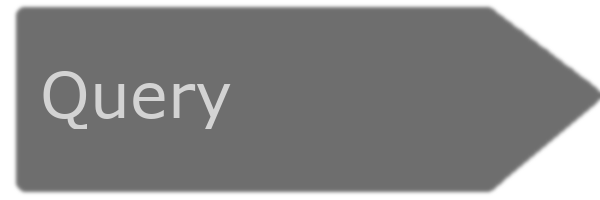
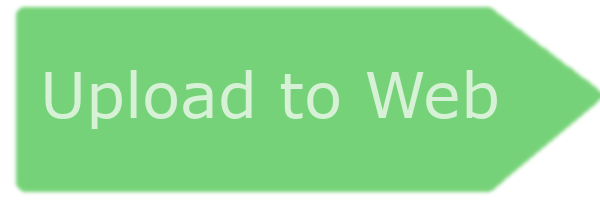
Layers edited between the first and the second w=600, h=200 image:
added layer "Query #1" (70%) above "Query" over left=45, top=70, right=497, bottom=129
hid "Query" over left=43, top=71, right=231, bottom=129
showed "Pasted Layer #1" over left=13, top=4, right=600, bottom=195
hid "Pasted Layer" over left=13, top=4, right=600, bottom=195
